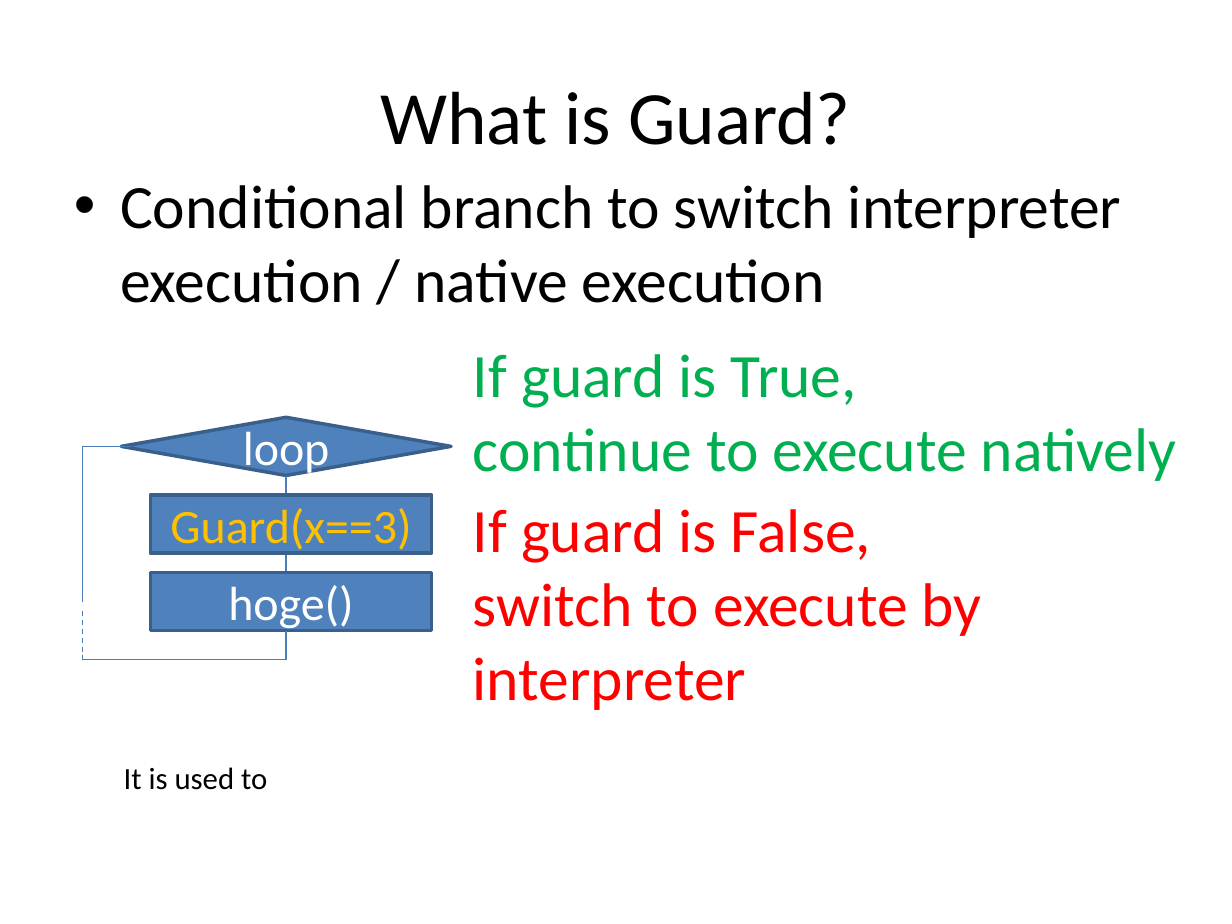
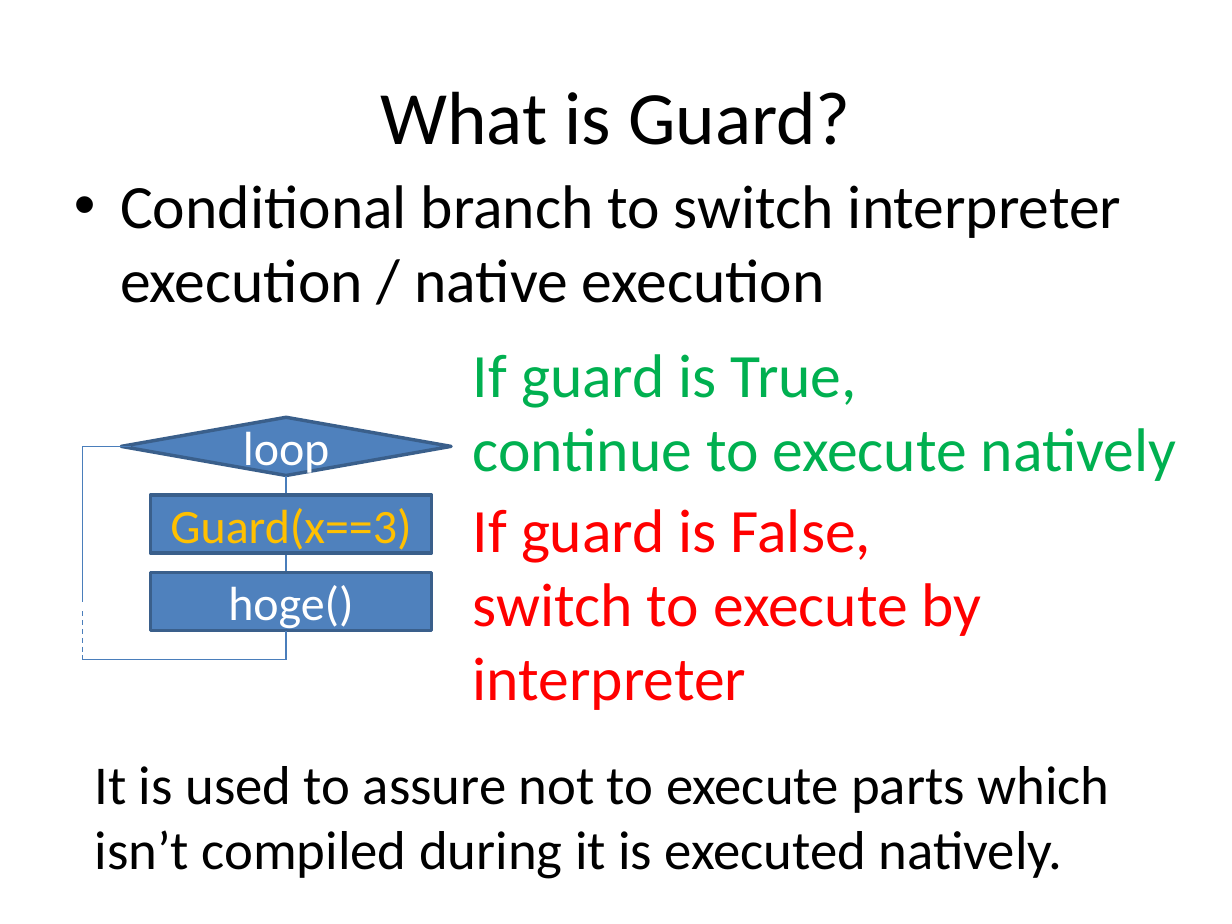
Before and after one commit to ryotaro/pyconjp2012slide, a slide deck: slide 27 of master/Fundamental Technologies Used in PyPy JIT Compiler.pptx. Drawn at 1232x924 pixels with LibreOffice and Linux fonts; fonts in the diff are those of the drawing. Boxes give left, top, right and bottom in pixels: in the first picture for what was removed or moved away, otherwise in the second. Text is boxed around its words. In the diff, an @@ line names an element or a change of style, - is before the commit and + after.

```diff
--- a/master/Fundamental Technologies Used in PyPy JIT Compiler.pptx
+++ b/master/Fundamental Technologies Used in PyPy JIT Compiler.pptx
@@ text at bbox=[94, 766, 1109, 879]: text changed; size 18 to 32 pt @@
-It is used to
+It is used to assure not to execute parts which isn’t compiled during it is executed natively.
```
Also in this commit, not shown: 4 other slides changed.
